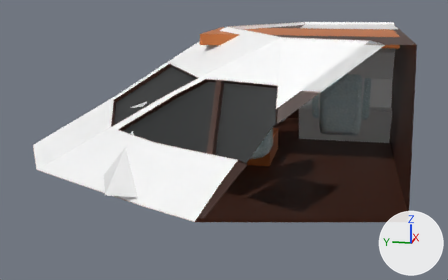
A saved change to the Blender file src/Blender/Boeing_747_cockpit.blend.
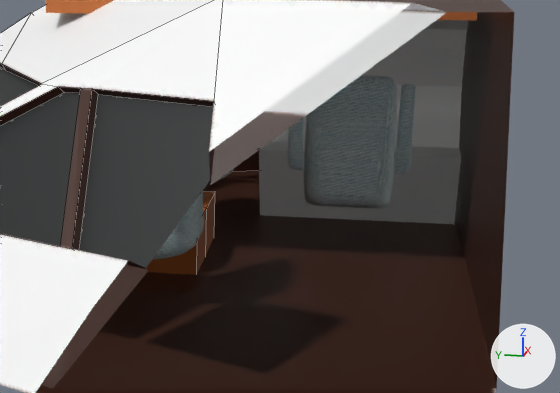
Each version appears first whole from a camera (50 mm lens) standing at (-6.09, 21.24, 9.4) and looking at (-0.03, 22.45, 7.89), and next in a close-up on the part from 40% to 98% of the width and 14% to 79% of the height. The lights are fixed; the arrows at lower right show +X, +Y and +Z. The close-ups show mesh edges as thin lines. Everything nearer to the camera than a plane just in front of the edit is cut away.

Script lines for the objects in view, before the commit:
```python
me_cube_002 = bpy.data.meshes.new('Cube.002')
me_cube_002.from_pydata(...)  # 728 vertices, 396 faces; spans x -0.5..0.5, y -0.78..1.0, z -0.08..0.05
me_cube_002.materials.append(mat_upper_panel_mat)
me_cylinder_001 = bpy.data.meshes.new('Cylinder.001')
me_cylinder_001.from_pydata(...)  # 124 vertices, 111 faces, 2 loose edges; spans x -2.27..2.26, y -1.51..2.36, z -0.4..0.94
me_cylinder_001.materials.append(mat_cockpit_fuselage)  # picture img_cockpit_fuselage_dds
me_cylinder_004 = bpy.data.meshes.new('Cylinder.004')
me_cylinder_004.from_pydata(...)  # 32 vertices, 6 faces; spans x -0.0529..0.0528, y -0.0239..0.0297, z -0.0082..0.0075
me_cylinder_004.polygons.foreach_set('use_smooth', [True] * 6)
me_cylinder_004.materials.append(mat_windows)  # picture img_main_windows_dds
ob_cockpit_fuselage = bpy.data.objects.new('Cockpit_fuselage', me_cylinder_001)
ob_cockpit_fuselage.location = (0.038, 22.258, 8.092)
ob_main_windows = bpy.data.objects.new('Main_windows', me_cylinder_004)
ob_main_windows.location = (0.041, 22.567, 8.405)
ob_main_windows.scale = (34.2, 34.2, 34.2)
ob_upper_panel = bpy.data.objects.new('Upper_panel', me_cube_002)
ob_upper_panel.location = (0.041, 21.591, 8.939)
# also in view: 'Engineer_panel' at (1.21, 21.25, 8.36); 'Engineer_seat' at (0.37, 21.3, 8.25); 'Captain_seat' at (-0.7, 22.15, 8.25); 'Central_pedestal' at (0.03, 22.45, 7.86)
```
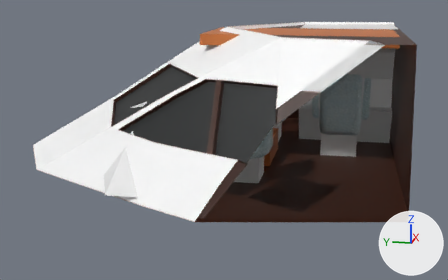
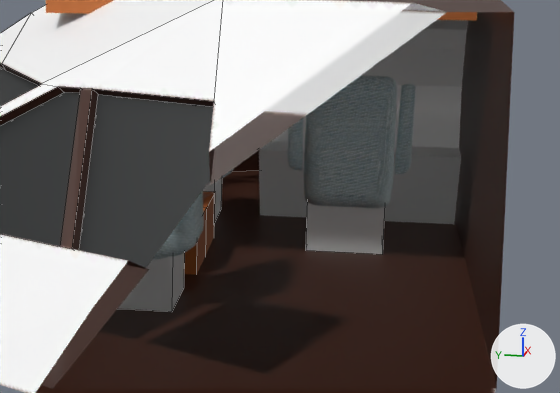
What differs and where, as boxes (x1, y1, x2, y2) in the close-ups (560 x 393 px):
```json
{"object": "Cube.002", "change": "added", "after": [306, 203, 385, 254]}
{"object": "Cube", "change": "added", "after": [119, 253, 185, 312]}
{"object": "Cube.001", "change": "added", "after": [203, 179, 222, 223]}
```

Scene script edits in JSON lines:
```json
{"op": "add", "block": "me_cube_042", "code": ["me_cube_042 = bpy.data.meshes.new('Cube.042')", "me_cube_042.from_pydata(...)  # a box spanning x -1.0..1.0, y -1.0..1.0, z -1.0..1.0"]}
{"op": "add", "block": "ob_cube_002", "code": ["ob_cube_002 = bpy.data.objects.new('Cube.002', me_cube_042)", "ob_cube_002.location = (0.386, 21.3, 7.845)", "ob_cube_002.scale = (0.18, 0.18, 0.127)"]}
{"op": "add", "block": "ob_cube_001", "code": ["ob_cube_001 = bpy.data.objects.new('Cube.001', me_cube_042.copy())", "ob_cube_001.location = (0.806, 22.15, 7.845)", "ob_cube_001.scale = (0.18, 0.18, 0.127)"]}
{"op": "add", "block": "ob_cube", "code": ["ob_cube = bpy.data.objects.new('Cube', me_cube_042.copy())", "ob_cube.location = (-0.694, 22.15, 7.845)", "ob_cube.scale = (0.18, 0.18, 0.127)"]}
```
